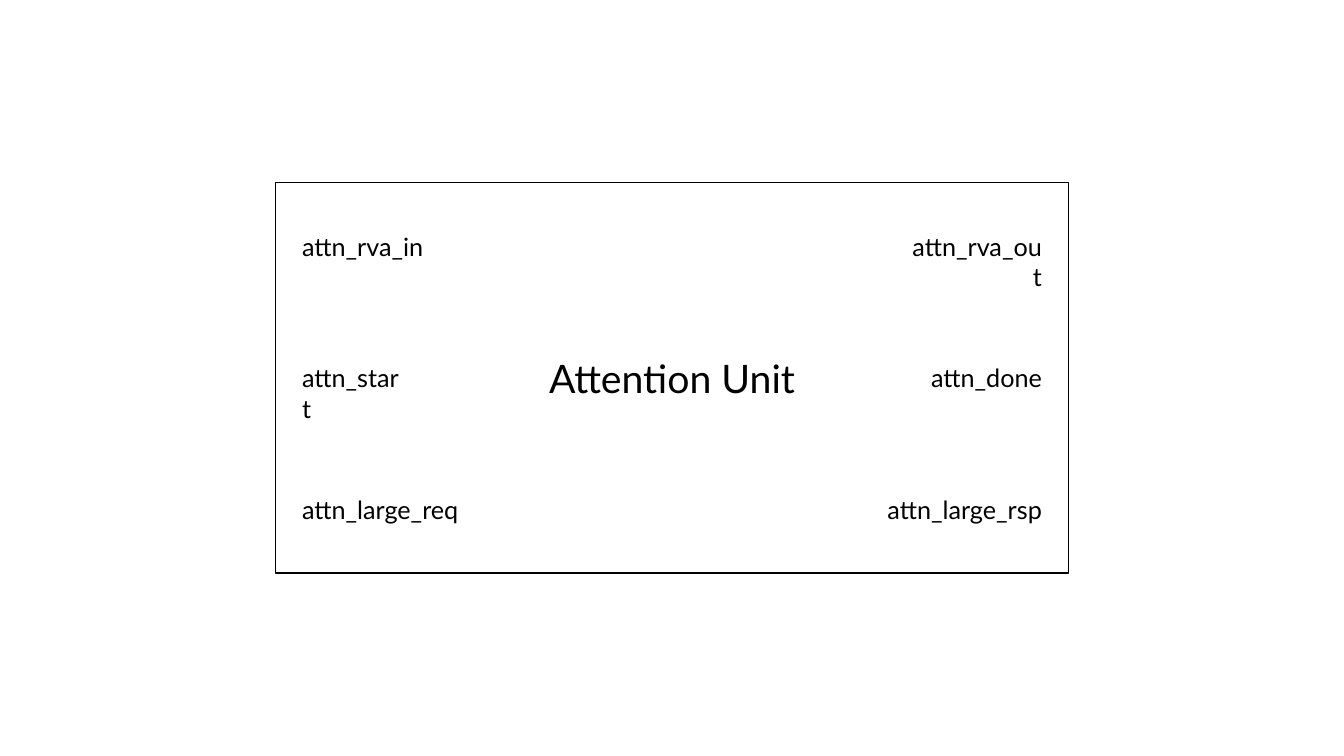
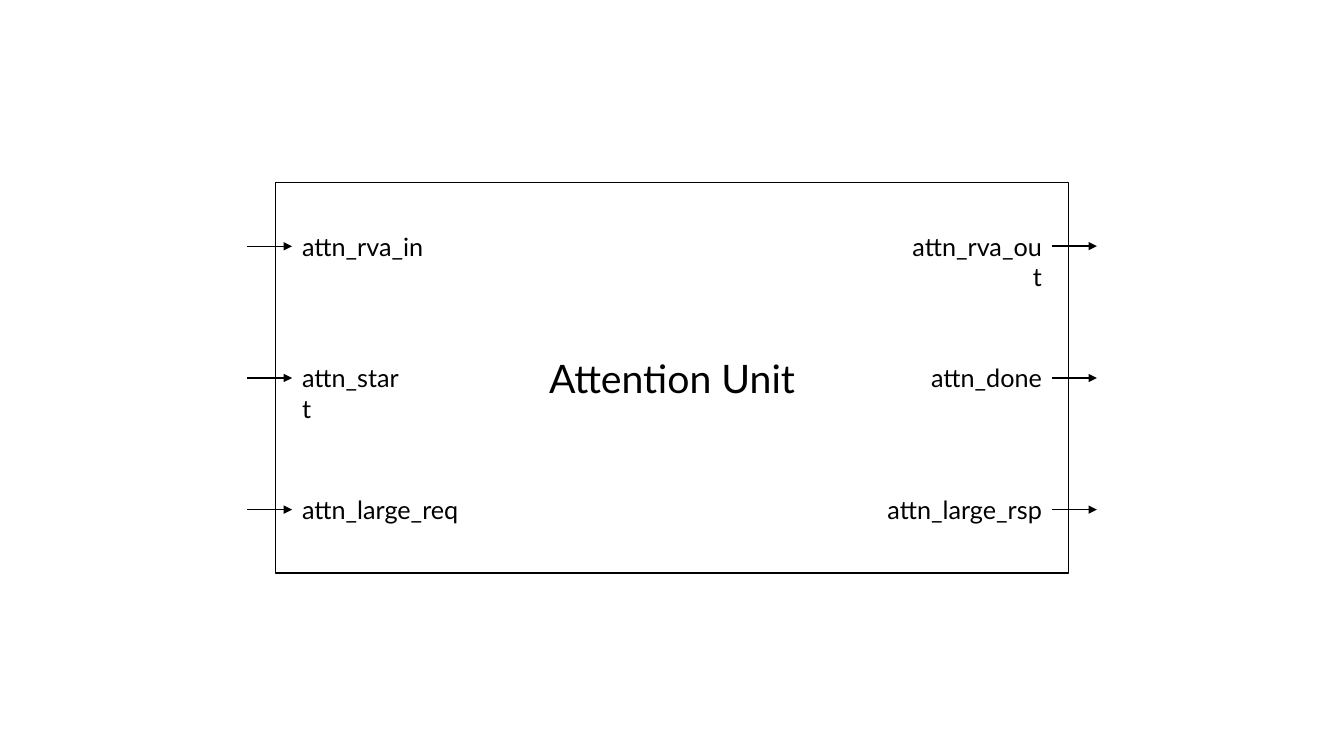
Before and after one commit to RishP11/CS217_final_project_presentation_files, a slide deck: slide 6 of write_ups/figures/figures.pptx. Drawn at 1344x756 pixels with LibreOffice and Linux fonts; fonts in the diff are those of the drawing. Boxes give left, top, right and bottom in pixels: in the first picture for what was removed or moved away, otherwise in the second. Text is boxed around its words. In the diff, an @@ line names an element or a change of style, - is before the commit and + after.

```diff
--- a/write_ups/figures/figures.pptx
+++ b/write_ups/figures/figures.pptx
@@ arrow added from (247, 246) to (292, 246), #000000 1 pt @@
@@ arrow added from (1053, 246) to (1097, 246), #000000 1 pt @@
@@ arrow added from (247, 378) to (292, 378), #000000 1 pt @@
@@ arrow added from (1053, 378) to (1097, 378), #000000 1 pt @@
@@ arrow added from (247, 510) to (292, 510), #000000 1 pt @@
@@ arrow added from (1053, 510) to (1097, 510), #000000 1 pt @@
```
Also in this commit, not shown: 4 other slides changed, 2 slides added, 2 slides removed, 1 other file.
